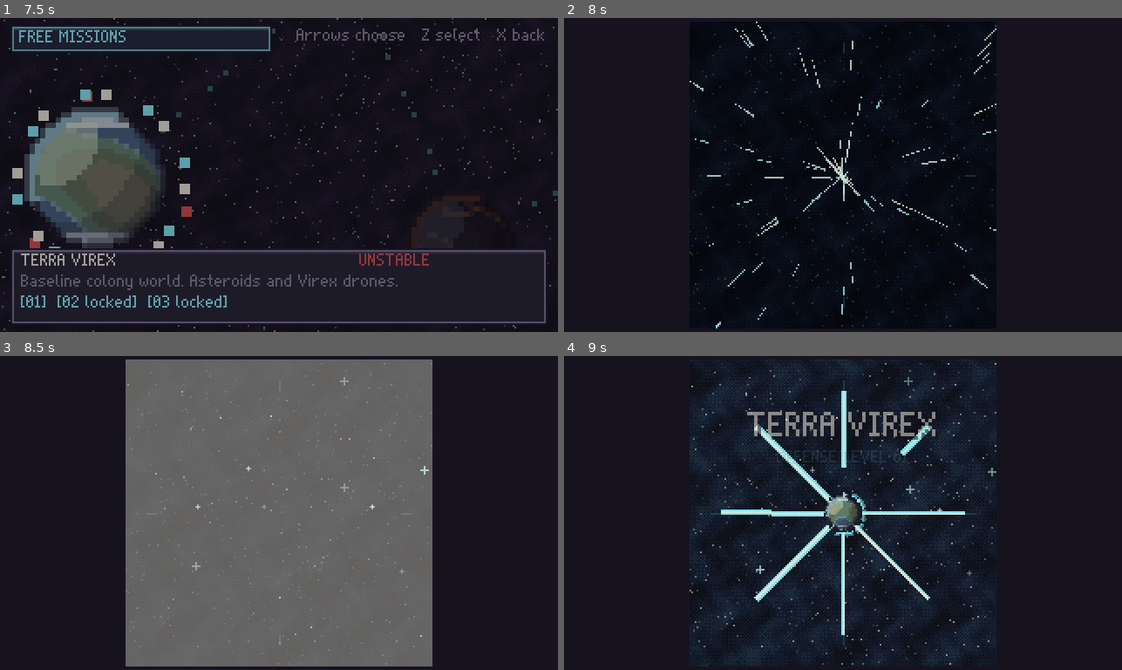
Above: before the commit, frames 1-4 (two rows, left to right).
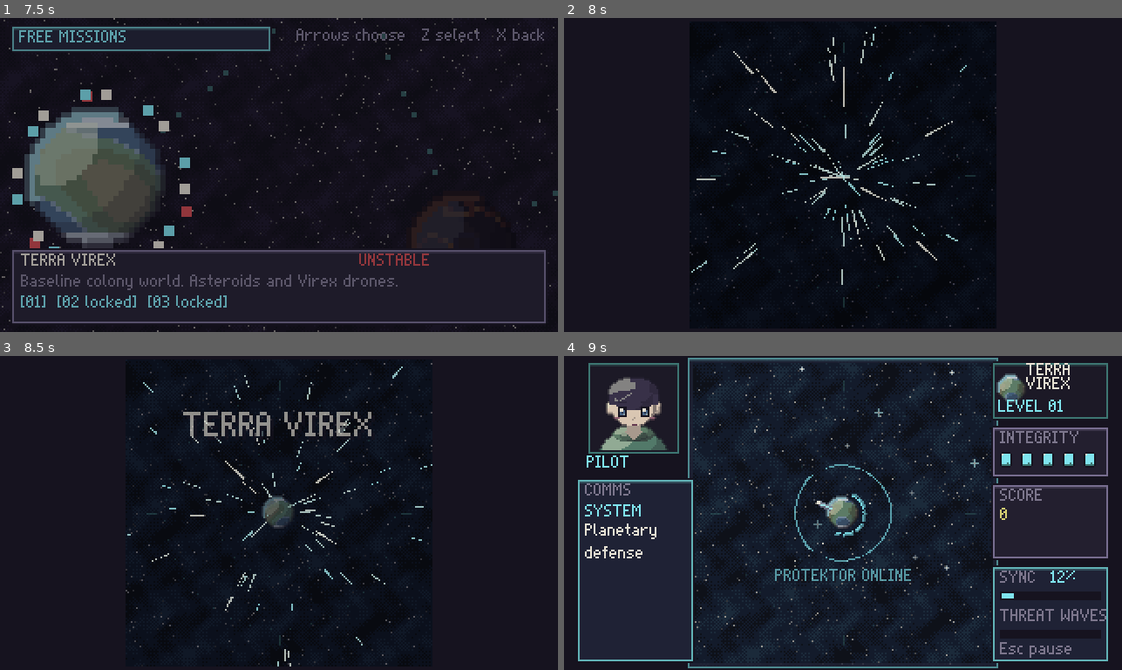
Above: after the commit, the same moments.

Repository: rodriguezric/protektor-jrpg
Game: Godot game, scene res://scenes/main.tscn
The game is run twice, just before and just after one commit, with the same random seed, the same clock (stepped at 60 frames per second) and the same inputs.
Inputs (mouse positions are in pixels of both pictures, inside the frame that each line leads up to):
- Up to frame 1 (7.5 s): tap Enter at 0.5, 2.1, 6.6 s; move the mouse to (251, 237) at 0.52 s; hold Up (up) 0.53-1.25 s; hold Z (accept) 0.53-1.25 s; click (251, 237) at 0.67 s; tap Space at 0.77, 3.77, 6.77 s; drag from (446, 222) to (251, 237) at 1.27 s; move the mouse to (111, 127) at 2.02 s; hold Left (left) 2.03-2.75 s; drag from (306, 175) to (111, 127) at 2.77 s; move the mouse to (195, 96) at 3.52 s; hold Down (down) 3.53-4.25 s; tap J at 3.6 s; drag from (401, 159) to (195, 96) at 4.27 s; move the mouse to (167, 190) at 5.02 s; hold Up (up) 5.03-5.75 s; hold Z (accept) 5.03-5.75 s; click (167, 190) at 5.17 s; drag from (334, 105) to (167, 190) at 5.77 s; move the mouse to (251, 237) at 6.52 s; hold Right (right) 6.53-7.25 s; drag from (446, 222) to (251, 237) at 7.27 s
- Up to frame 2 (8 s): no input
- Up to frame 3 (8.5 s): move the mouse to (111, 465) at 8.02 s; hold Down (down) from 8.03 s (still down); tap J at 8.1 s
- Up to frame 4 (9 s): release Down (down) at 8.75 s; drag from (870, 513) to (675, 465) at 8.77 s

Frame 1 is identical in both runs. In frame 2, 1.8% of the frame differs, in the area x 22-78%, y 1-99%; in frame 3, 54%; in frame 4, 13%.

Commit message:
bugfix_zoom_flicker

Diff:
--- a/scripts/main.gd
+++ b/scripts/main.gd
@@ -193,8 +193,10 @@
     await tw.finished
 
 
-func start_mission(level_id: String, arcade_mode: bool = false, intro: bool = true) -> Dictionary:
+func start_mission(level_id: String, arcade_mode: bool = false, intro: bool = true, cover: CanvasItem = null) -> Dictionary:
     ## Plays one mission JSON. Returns {result, score, ...}.
+    ## cover: a cinematic still on screen; the mission starts beneath it and the
+    ## cover dissolves away, so there is no cut or flash into the warp.
     if world:
         world.visible = false
         world.paused = true
@@ -202,7 +204,12 @@
     mission_layer.add_child(m)
     m.setup(level_id, arcade_mode, intro)
     await get_tree().process_frame
-    await fade_in(0.2)
+    if cover:
+        var ct := cover.create_tween()
+        ct.tween_property(cover, "modulate:a", 0.0, 0.5)
+        ct.tween_callback(cover.queue_free)
+    if fade_rect.color.a > 0.0:
+        await fade_in(0.2)
     var res: Dictionary = await m.run()
     await fade_out(0.6)
     m.queue_free()
--- a/scripts/mission.gd
+++ b/scripts/mission.gd
@@ -116,6 +116,8 @@
 	mouse_filter = Control.MOUSE_FILTER_IGNORE
 	_load()
 	_build()
+	if play_intro:
+		_intro_prep()
 
 
 # ------------------------------------------------------------------ load ---
@@ -353,24 +355,31 @@
 		await get_tree().process_frame
 
 
-func _intro() -> void:
-	Sfx.stop_music(0.8)
-	core.visible = false
+func _intro_prep() -> void:
+	## Applied in setup, before the first frame is drawn, so the finished arena
+	## never shows through before the warp.
+	core.modulate.a = 0.0
+	core.planet_scale = 6.0
 	left_panel.position.x = -80
 	right_panel.position.x = 330
 	frame_box.modulate.a = 0.0
 	space.modulate = Color(0.4, 0.4, 0.5)
 	stars.warp = 1.0
+
+
+func _intro() -> void:
+	Sfx.stop_music(0.8)
 	Sfx.play("warp", 1.0, -4.0)
-	await _iw(1.6)
-	stars.warp = 0.0
-	Sfx.play("warp_hit", 1.0, -6.0)
-	await _arena_flash(Pal.WHITE, 0.25)
-	space.modulate = Color.WHITE
-	core.visible = true
-	core.planet_scale = 6.0
-	var tw := create_tween()
-	tw.tween_property(core, "planet_scale", 1.0, 1.3 if not _skip else 0.2).set_trans(Tween.TRANS_EXPO).set_ease(Tween.EASE_OUT)
+	await _iw(1.3)
+	# Hand off from the streaks to the planet in one continuous move: the warp
+	# decelerates while the planet fades in and pulls back out of it.
+	Sfx.play("warp_hit", 1.0, -10.0)
+	var zoom := 1.3 if not _skip else 0.2
+	var tw := create_tween().set_parallel(true)
+	tw.tween_property(stars, "warp", 0.0, 0.6).set_trans(Tween.TRANS_SINE).set_ease(Tween.EASE_OUT)
+	tw.tween_property(space, "modulate", Color.WHITE, 0.6)
+	tw.tween_property(core, "modulate:a", 1.0, 0.35)
+	tw.tween_property(core, "planet_scale", 1.0, zoom).set_trans(Tween.TRANS_EXPO).set_ease(Tween.EASE_OUT)
 	var name_l := Art.shadow_label(str(header.get("planet_name", planet_type)).to_upper(), Pal.TEXT, 2)
 	overlay.add_child(name_l)
 	name_l.position = Vector2(88 - Art.text_width(name_l.text, 2) / 2.0, 30)
--- a/scripts/story_academy.gd
+++ b/scripts/story_academy.gd
@@ -460,11 +460,9 @@
 	var big := c.sprite(Art.planet("green_planet", 150, 0), Vector2(160, 100))
 	await s.say("", ["Everything stops.", "A planet fills your vision.", "Terra Virex. Whole. Fragile."])
 	await s.say("~", "I am it.")
-	await m.fade_out(0.4, Pal.WHITE)
-	c.queue_free()
 	if m.world:
 		m.world.visible = false
-	var res: Dictionary = await m.start_mission("terra_virex_level_01", false, true)
+	var res: Dictionary = await m.start_mission("terra_virex_level_01", false, true, c)
 	await aftermath(res)
 
 
--- a/scripts/story_hub.gd
+++ b/scripts/story_hub.gd
@@ -510,8 +510,6 @@
 	c.set_vignette(0.6, 0.5)
 	Sfx.play("warp", 1.1, -6.0)
 	await s.wait(0.9)
-	await m.fade_out(0.3, Pal.WHITE)
-	c.queue_free()
 	if m.world:
 		m.world.visible = false
-	return await m.start_mission(level_id, false, true)
+	return await m.start_mission(level_id, false, true, c)
--- a/tools/autotest.gd
+++ b/tools/autotest.gd
@@ -248,6 +248,18 @@
 			await shot("loop_back")
 			print("rel pala=", Game.relationship("pala"), " completed=", Game.completed_count(), " interval=", Game.story.interval_count)
 			get_tree().quit()
+		"introcheck":
+			Game.player_name = "Ari"
+			Game.chapter = "hub"
+			if OS.get_environment("PK_DEPLOY") != "":
+				main.load_map(Maps.commons(), Vector2i(12, 12), 1)
+				main.story.hub.deploy("terra_virex_level_01")
+			else:
+				main.start_mission("terra_virex_level_01", false, true)
+			for i in 45:
+				await get_tree().create_timer(0.1).timeout
+				await shot("intro_%02d" % i)
+			get_tree().quit()
 		"walkcheck":
 			main.load_map(Maps.hall(), Vector2i(5, 9), 1)
 			var w = main.world
